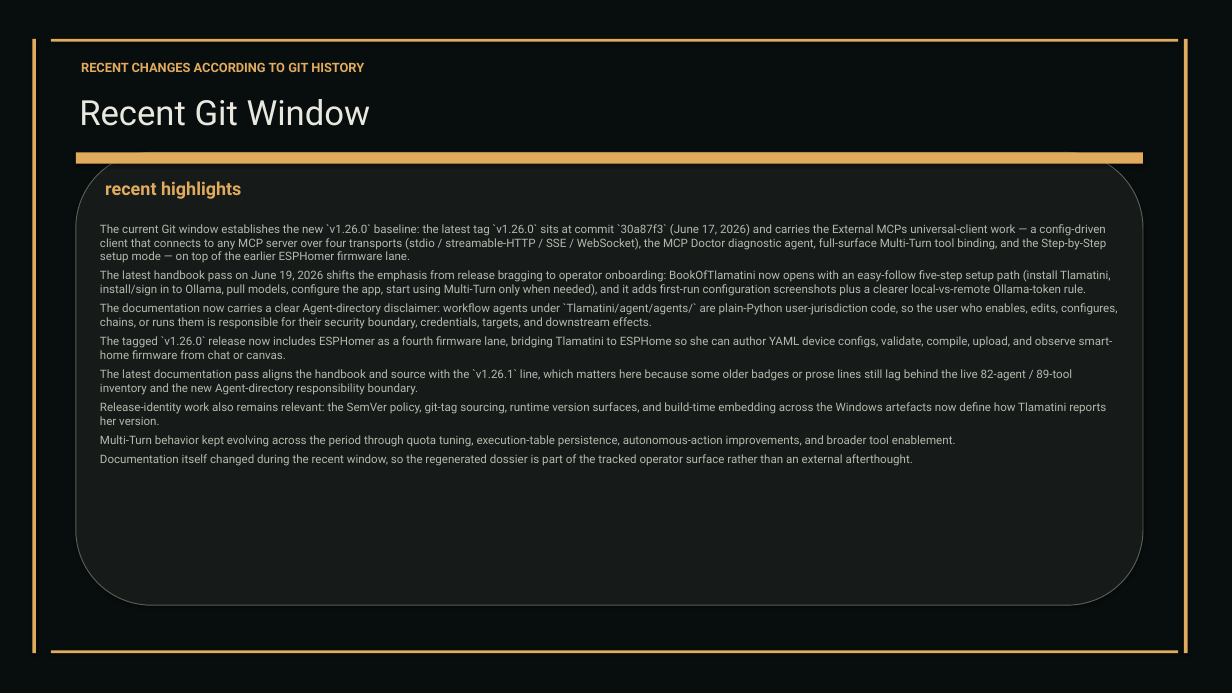
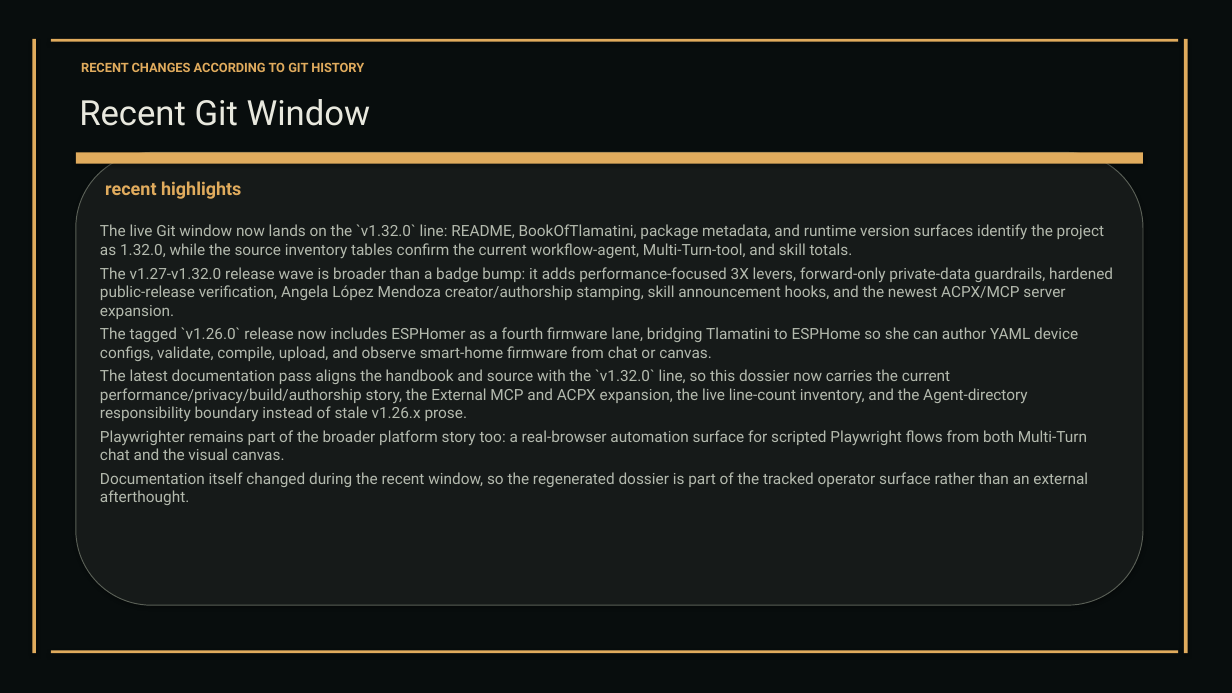
Before and after one commit to XAIHT/web-app, a slide deck: slide 73 of Tlamatini_eXtended_Artificial_Intelligence_Humanly_Tempered.pptx (slide 72 before the commit). Drawn at 1232x693 pixels with LibreOffice and Linux fonts; fonts in the diff are those of the drawing. Boxes give left, top, right and bottom in pixels: in the first picture for what was removed or moved away, otherwise in the second. Text is boxed around its words. In the diff, an @@ line names an element or a change of style, - is before the commit and + after.

Commit message:
Big update by angelahack1

```diff
--- a/Tlamatini_eXtended_Artificial_Intelligence_Humanly_Tempered.pptx
+++ b/Tlamatini_eXtended_Artificial_Intelligence_Humanly_Tempered.pptx
@@ text at <box>100,224,1113,319</box>: text changed; size 9 to 12 pt @@
-The current Git window establishes the new `v1.26.0` baseline: the latest tag `v1.26.0` sits at commit `30a87f3` (June 17, 2026) and carries the External MCPs universal-client work — a config-driven client that connects to any MCP server over four transports (stdio / streamable-HTTP / SSE / WebSocket), the MCP Doctor diagnostic agent, full-surface Multi-Turn tool binding, and the Step-by-Step setup mode — on top of the earlier ESPHomer firmware lane.
-The latest handbook pass on June 19, 2026 shifts the emphasis from release bragging to operator onboarding: BookOfTlamatini now opens with an easy-follow five-step setup path (install Tlamatini, install/sign in to Ollama, pull models, configure the app, start using Multi-Turn only when needed), and it adds first-run configuration screenshots plus a clearer local-vs-remote Ollama-token rule.
-The documentation now carries a clear Agent-directory disclaimer: workflow agents under `Tlamatini/agent/agents/` are plain-Python user-jurisdiction code, so the user who enables, edits, configures, chains, or runs them is responsible for their security boundary, credentials, targets, and downstream effects.
+The live Git window now lands on the `v1.32.0` line: README, BookOfTlamatini, package metadata, and runtime version surfaces identify the project as 1.32.0, while the source inventory tables confirm the current workflow-agent, Multi-Turn-tool, and skill totals.
+The v1.27-v1.32.0 release wave is broader than a badge bump: it adds performance-focused 3X levers, forward-only private-data guardrails, hardened public-release verification, Angela López Mendoza creator/authorship stamping, skill announcement hooks, and the newest ACPX/MCP server expansion.
@@ text at <box>100,327,1088,505</box>: size 9 to 12 pt in "The tagged `v1.26.0` release now includes ESPHomer ...", "Documentation itself changed during the recent window, ..." @@
@@ text at <box>100,369,1087,460</box>: text changed; size 9 to 12 pt @@
-The latest documentation pass aligns the handbook and source with the `v1.26.1` line, which matters here because some older badges or prose lines still lag behind the live 82-agent / 89-tool inventory and the new Agent-directory responsibility boundary.
-Release-identity work also remains relevant: the SemVer policy, git-tag sourcing, runtime version surfaces, and build-time embedding across the Windows artefacts now define how Tlamatini reports her version.
-Multi-Turn behavior kept evolving across the period through quota tuning, execution-table persistence, autonomous-action improvements, and broader tool enablement.
+The latest documentation pass aligns the handbook and source with the `v1.32.0` line, so this dossier now carries the current performance/privacy/build/authorship story, the External MCP and ACPX expansion, the live line-count inventory, and the Agent-directory responsibility boundary instead of stale v1.26.x prose.
+Playwrighter remains part of the broader platform story too: a real-browser automation surface for scripted Playwright flows from both Multi-Turn chat and the visual canvas.
```
Also in this commit, not shown: 49 other slides changed, 6 slides added, 1 slide removed, 34 other files.
